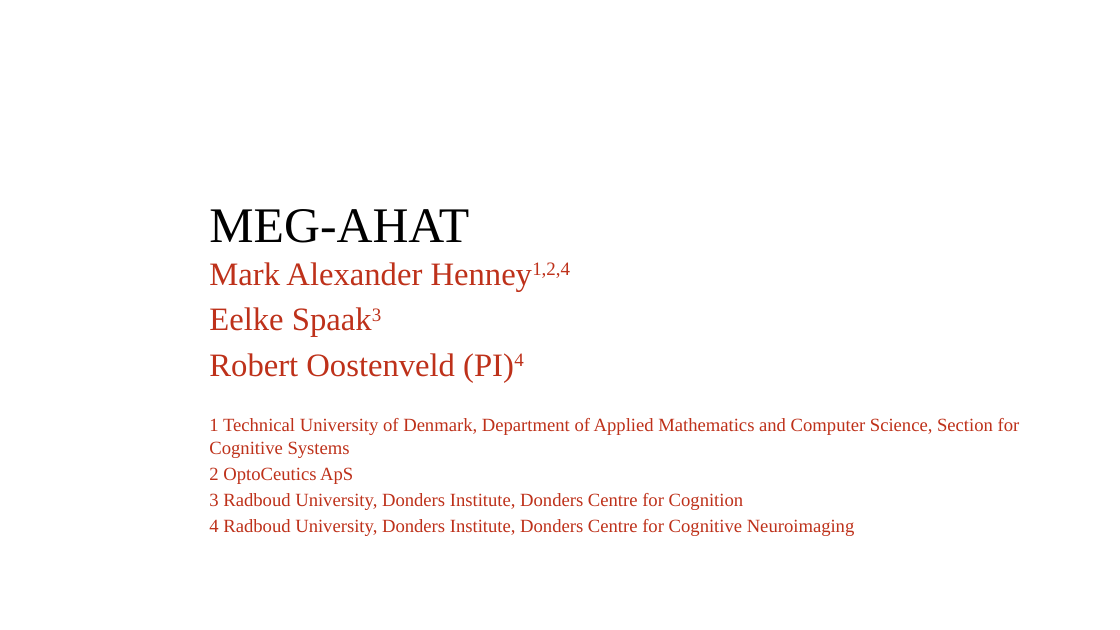
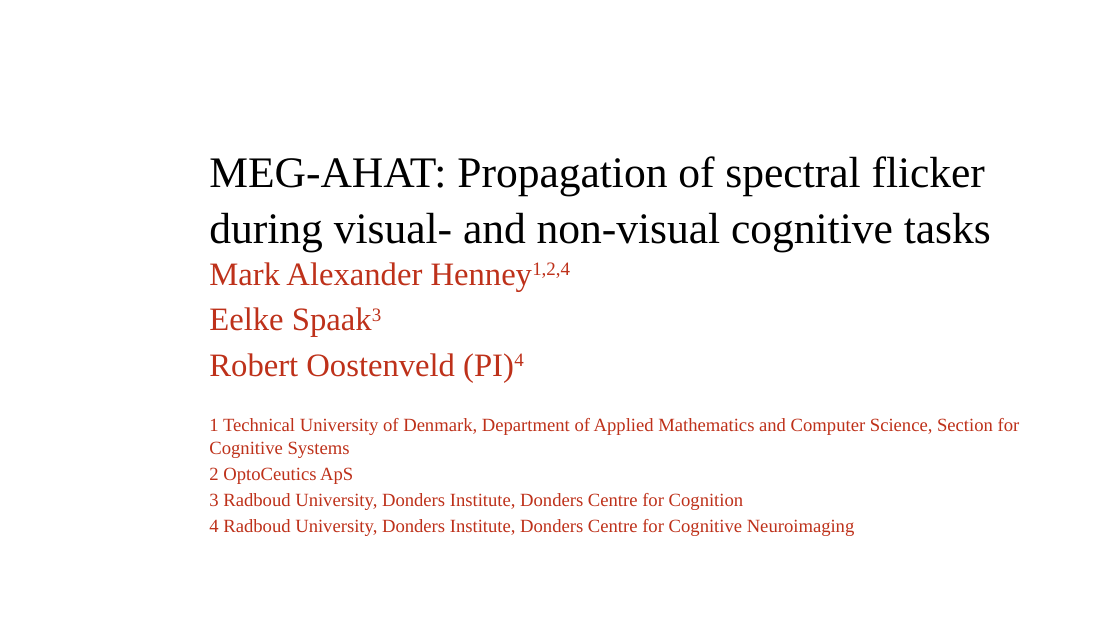
Before and after one commit to henneysq/meg-ahat, a slide deck: slide 1 of protocol/Invisible-Flicker_aka_MEG-AHAT_project_PPM.pptx. Drawn at 1120x630 pixels with LibreOffice and Linux fonts; fonts in the diff are those of the drawing; background and template pictures are left out. Boxes give left, top, right and bottom in pixels: in the first picture for what was removed or moved away, otherwise in the second. Text is boxed around its words. In the diff, an @@ line names an element or a change of style, - is before the commit and + after.

Commit message:
Added long title to slide

```diff
--- a/protocol/Invisible-Flicker_aka_MEG-AHAT_project_PPM.pptx
+++ b/protocol/Invisible-Flicker_aka_MEG-AHAT_project_PPM.pptx
@@ title at bbox=[209, 156, 991, 252]: text changed; size 32 to 28 pt @@
-MEG-AHAT
+MEG-AHAT: Propagation of spectral flicker during visual- and non-visual cognitive tasks
```
